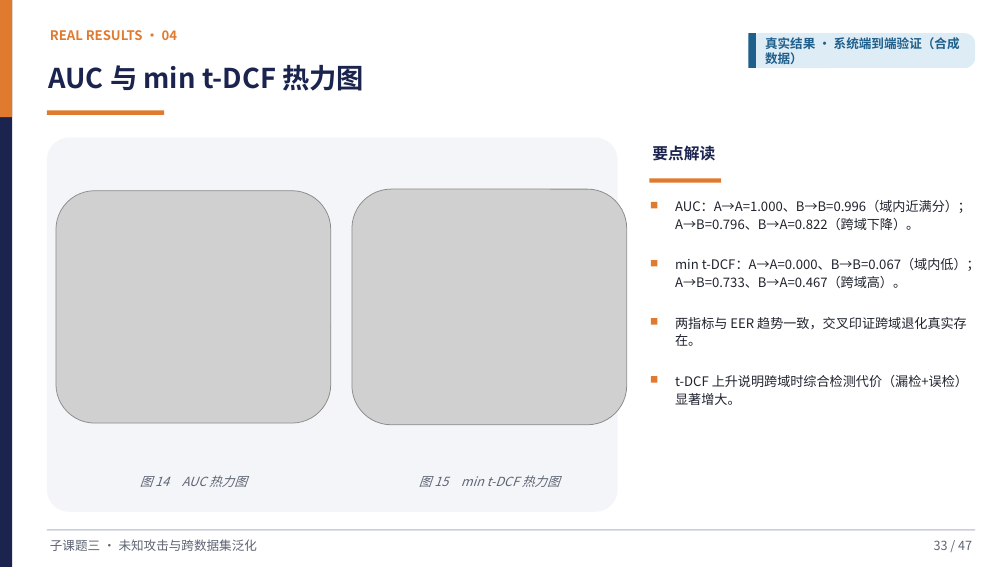
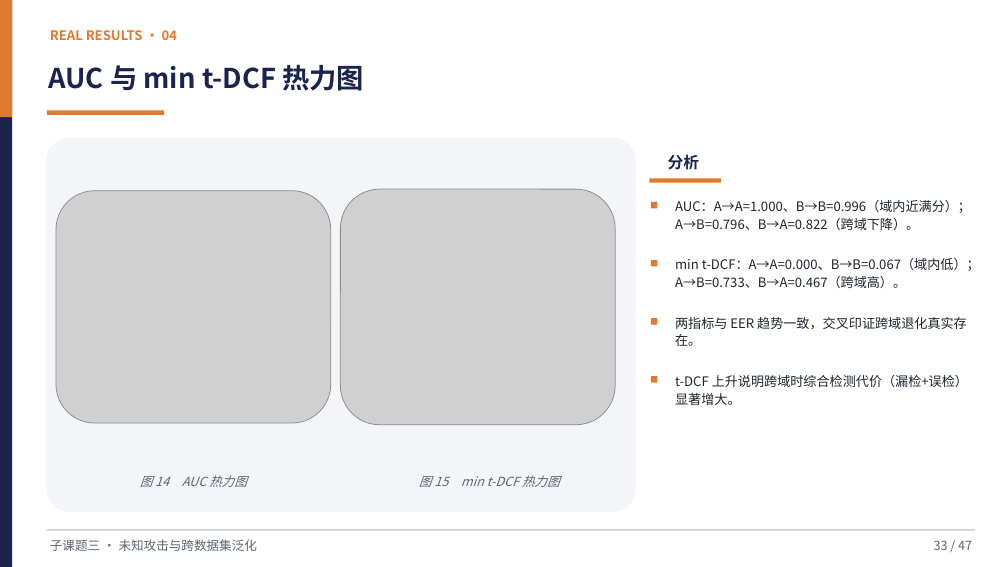
Before and after one commit to Yihuai-Zhang/learngit, a slide deck: slide 32 of 子课题三答辩-未知攻击与跨数据集泛化.pptx (slide 33 before the commit). Drawn at 1008x567 pixels with LibreOffice and Linux fonts; fonts in the diff are those of the drawing; grey boxes stand for pictures. Boxes give left, top, right and bottom in pixels: in the first picture for what was removed or moved away, otherwise in the second. Text is boxed around its words. In the diff, an @@ line names an element or a change of style, - is before the commit and + after.

```diff
--- a/子课题三答辩-未知攻击与跨数据集泛化.pptx
+++ b/子课题三答辩-未知攻击与跨数据集泛化.pptx
@@ rounded rectangle removed at [749, 33, 975, 68] @@
@@ rectangle removed at [749, 33, 756, 68] @@
@@ text removed at [765, 37, 960, 64] @@
-真实结果 · 系统端到端验证（合成数据）
@@ rounded rectangle: place and size @@
-rounded rectangle at [47, 138, 618, 512]
+rounded rectangle at [47, 138, 636, 512]
@@ text removed at [652, 145, 715, 161] @@
-要点解读
@@ text added at [668, 154, 699, 170], 15 pt, text #1B244E, bold @@
+分析
@@ picture: place and size @@
-picture at [352, 189, 627, 425]
+picture at [340, 189, 615, 425]
```
Also in this commit, not shown: 30 other slides changed, 1 slide added, 3 slides removed, 2 other files.
